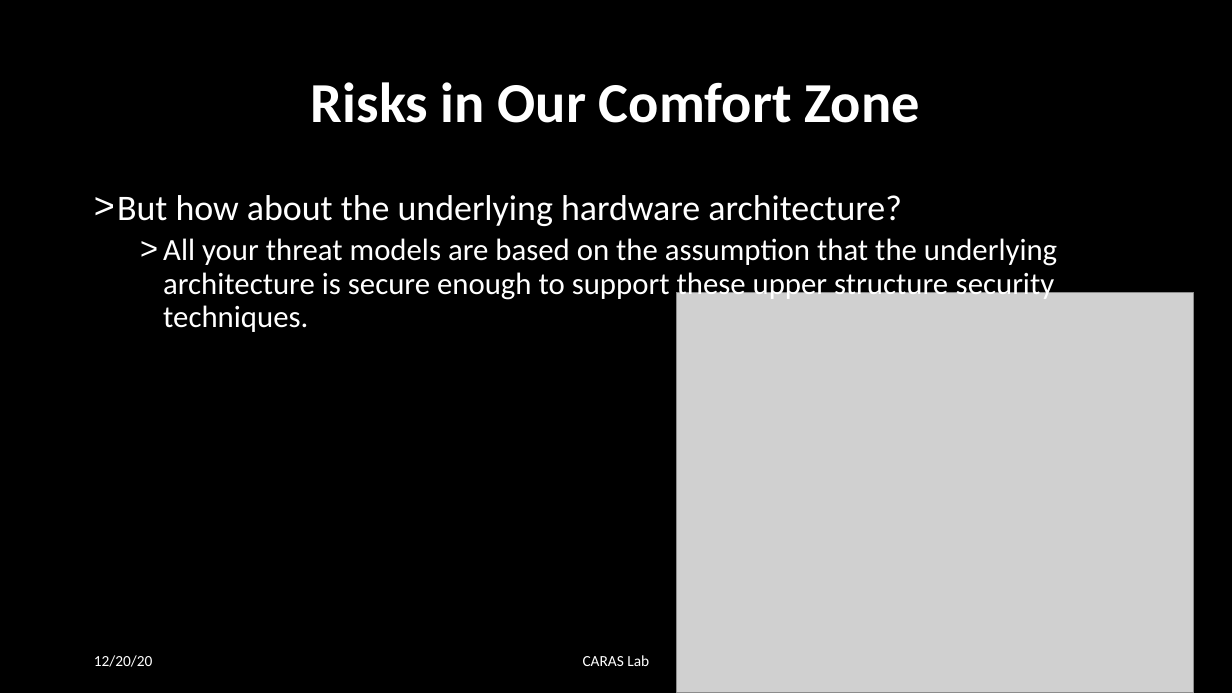
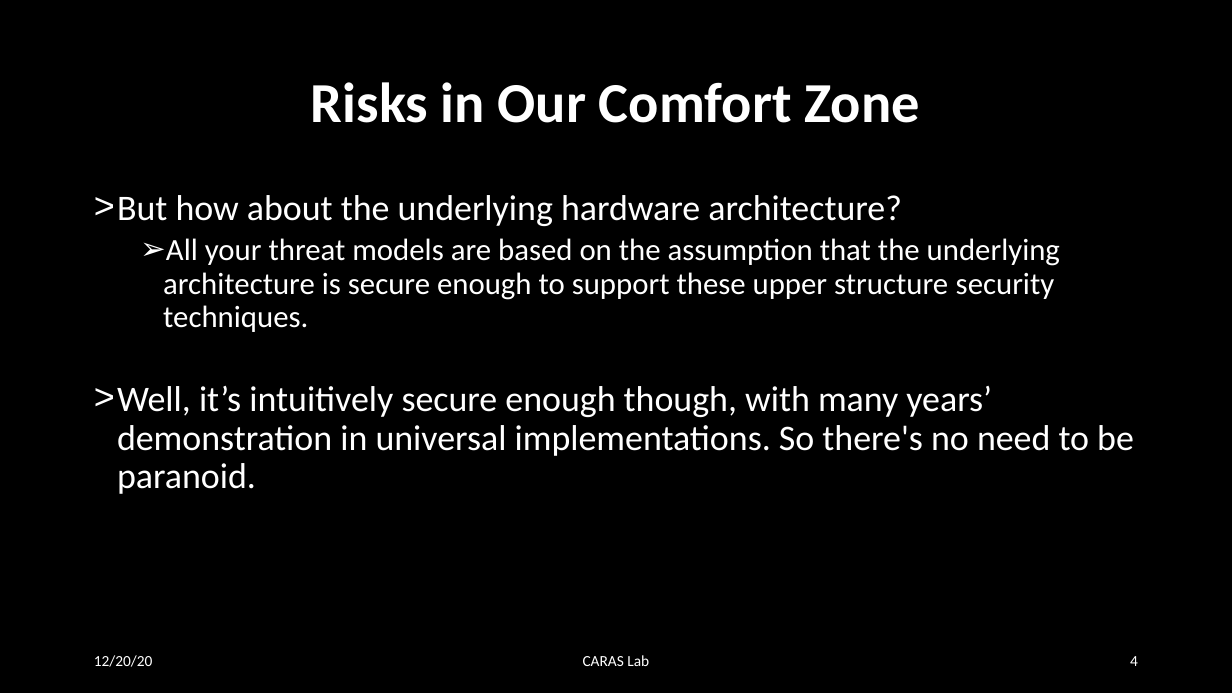
Before and after one commit to MekAkUActOR/RowHammer, a slide deck: slide 4 of summary1.pptx. Drawn at 1232x693 pixels with LibreOffice and Linux fonts; fonts in the diff are those of the drawing; grey boxes stand for pictures. Boxes give left, top, right and bottom in pixels: in the first picture for what was removed or moved away, otherwise in the second. Text is boxed around its words. In the diff, an @@ line names an element or a change of style, - is before the commit and + after.

```diff
--- a/summary1.pptx
+++ b/summary1.pptx
@@ text at <box>163,238,1060,332</box>: bullet > to ➢ @@
@@ picture removed at <box>677,292,1194,693</box> @@
@@ text at <box>117,385,1134,494</box>: paragraph added @@
+> Well, it’s intuitively secure enough though, with many years’ demonstration in universal implementations. So there's no need to be paranoid.
@@ page number added at <box>1130,656,1138,666</box>, 12 pt, text #FFFFFF @@
+4
```
Also in this commit, not shown: 1 other slide changed, 1 slide added.
